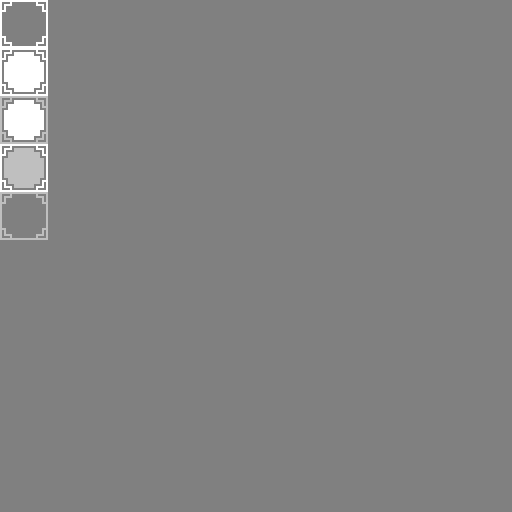
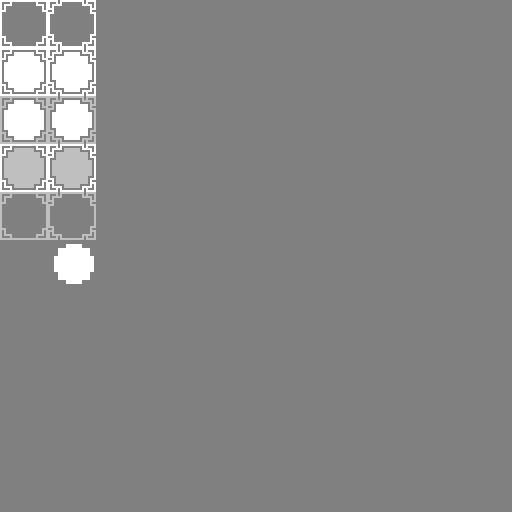
Layers edited between the first and the second 512×512 image:
added layer "panel-border-027.png" above "panel-027.png" over [48, 0, 96, 48]
added layer "panel-027.png" above "panel-transparent-border-only-027.png" over [48, 48, 96, 96]
added layer "panel-transparent-border-only-027.png" above "panel-center-only-027.png" over [48, 192, 96, 240]
added layer "panel-center-only-027.png" above "panel-transparent-border-027.png" over [54, 244, 94, 284]
added layer "panel-transparent-border-027.png" above "panel-transparent-center-027.png" over [48, 96, 96, 144]
added layer "panel-transparent-center-027.png" over [48, 144, 96, 192]
